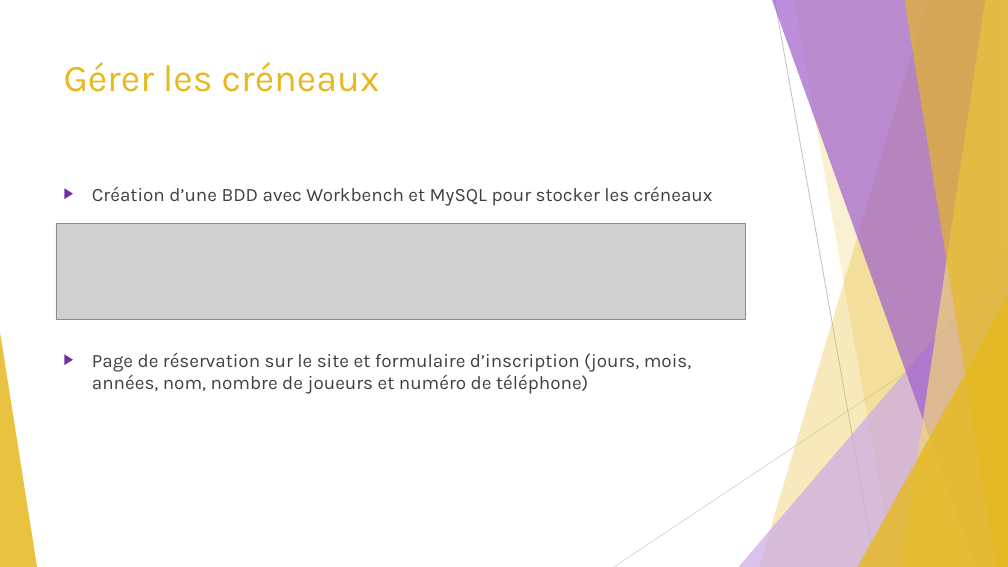
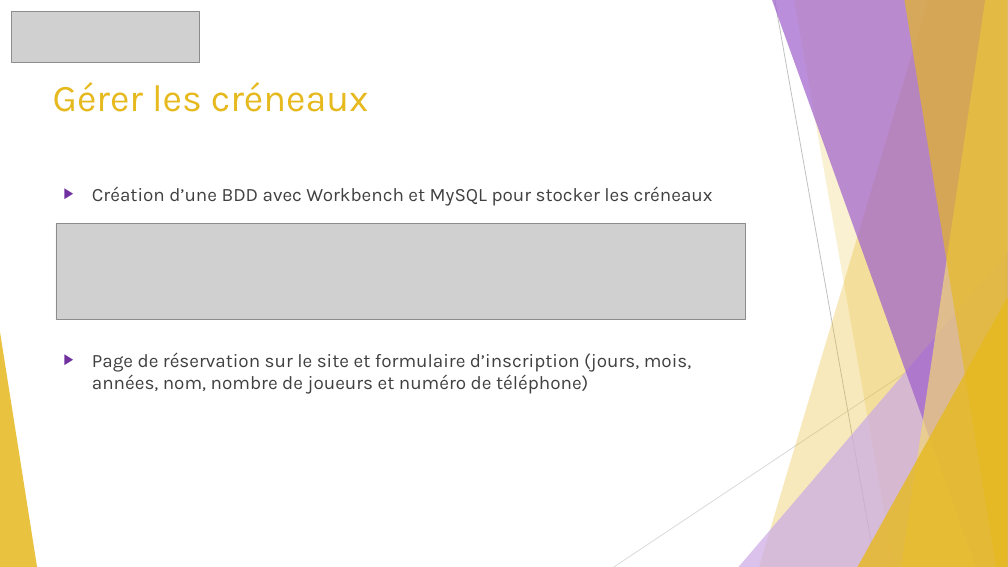
Before and after one commit to GuiguiMvn/Systeme-Escape-Game-Telethon, a slide deck: slide 7 of Cyril/Présentation.pptx. Drawn at 1008x567 pixels with LibreOffice and Linux fonts; fonts in the diff are those of the drawing; grey boxes stand for pictures. Boxes give left, top, right and bottom in pixels: in the first picture for what was removed or moved away, otherwise in the second. Text is boxed around its words. In the diff, an @@ line names an element or a change of style, - is before the commit and + after.

```diff
--- a/Cyril/Présentation.pptx
+++ b/Cyril/Présentation.pptx
@@ picture added at [12, 12, 200, 63] @@
@@ title "Gérer les créneaux": place and size @@
-title "Gérer les créneaux" at [64, 62, 380, 92]
+title "Gérer les créneaux" at [53, 82, 369, 112]
```
Also in this commit, not shown: 10 other slides changed, 2 other files.
